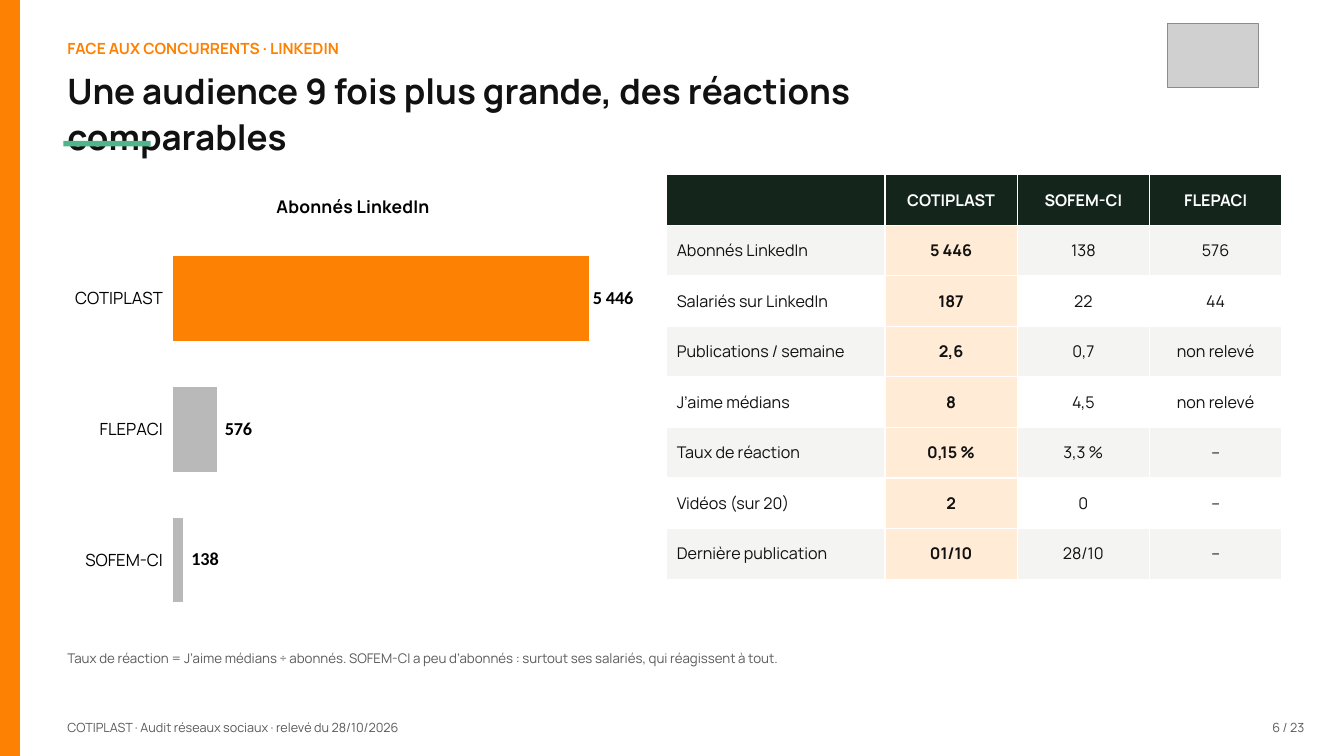
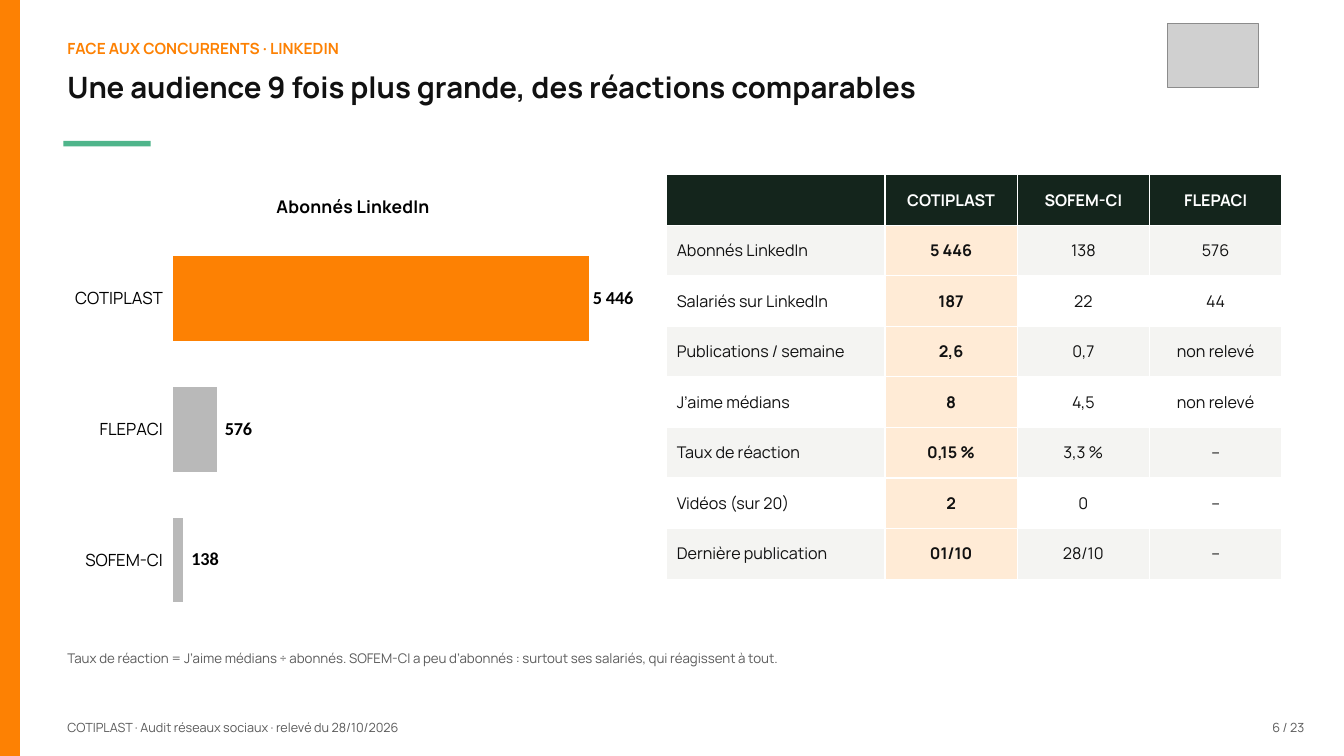
Before and after one commit to leslita06/fatima-unifood-fictif, a slide deck: slide 6 of tmp-tj/261028_cotiplast_audit-reseaux-sociaux_v1.pptx. Drawn at 1344x756 pixels with LibreOffice and Linux fonts; fonts in the diff are those of the drawing; grey boxes stand for pictures. Boxes give left, top, right and bottom in pixels: in the first picture for what was removed or moved away, otherwise in the second. Text is boxed around its words. In the diff, an @@ line names an element or a change of style, - is before the commit and + after.

Commit message:
tmp

```diff
--- a/tmp-tj/261028_cotiplast_audit-reseaux-sociaux_v1.pptx
+++ b/tmp-tj/261028_cotiplast_audit-reseaux-sociaux_v1.pptx
@@ text "Une audience 9 fois plus ..." at (x1=67, y1=74, x2=915, y2=106): size 25 to 21 pt @@
```
Also in this commit, not shown: 4 other slides changed.
